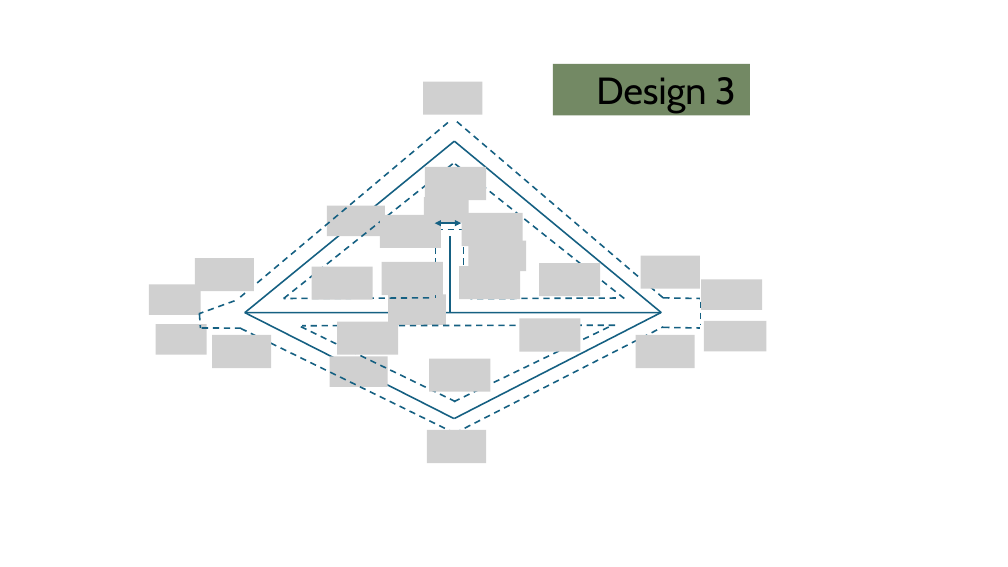
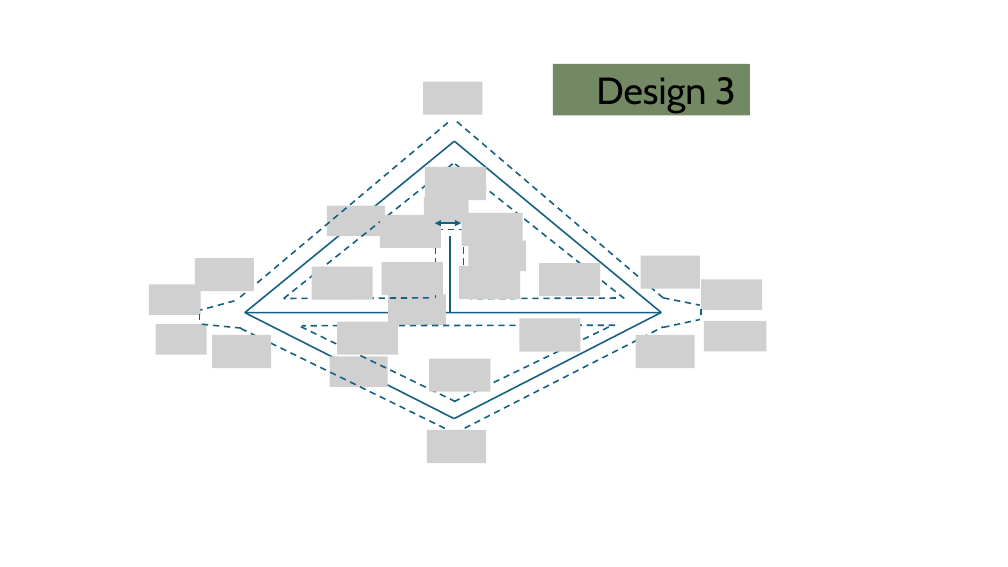
Before and after one commit to tkn-tub/NN_molecular_communications, a slide deck: slide 14 of Section_IV_BioComputing/slides/Designs.pptx. Drawn at 1008x567 pixels with LibreOffice and Linux fonts; fonts in the diff are those of the drawing; grey boxes stand for pictures. Boxes give left, top, right and bottom in pixels: in the first picture for what was removed or moved away, otherwise in the second. Text is boxed around its words. In the diff, an @@ line names an element or a change of style, - is before the commit and + after.

Commit message:
coordinates design 3

```diff
--- a/Section_IV_BioComputing/slides/Designs.pptx
+++ b/Section_IV_BioComputing/slides/Designs.pptx
@@ line moved from (663, 298) - (700, 299) to (663, 298) - (700, 306) @@
@@ line moved from (241, 328) - (200, 328) to (241, 328) - (200, 324) @@
@@ line moved from (234, 301) - (199, 314) to (234, 301) - (200, 310) @@
@@ line moved from (200, 314) - (200, 328) to (200, 314) - (200, 325) @@
@@ line moved from (663, 327) - (700, 328) to (663, 327) - (700, 320) @@
@@ line moved from (700, 302) - (700, 325) to (701, 309) - (701, 320) @@
```
Also in this commit, not shown: 3 other files.
